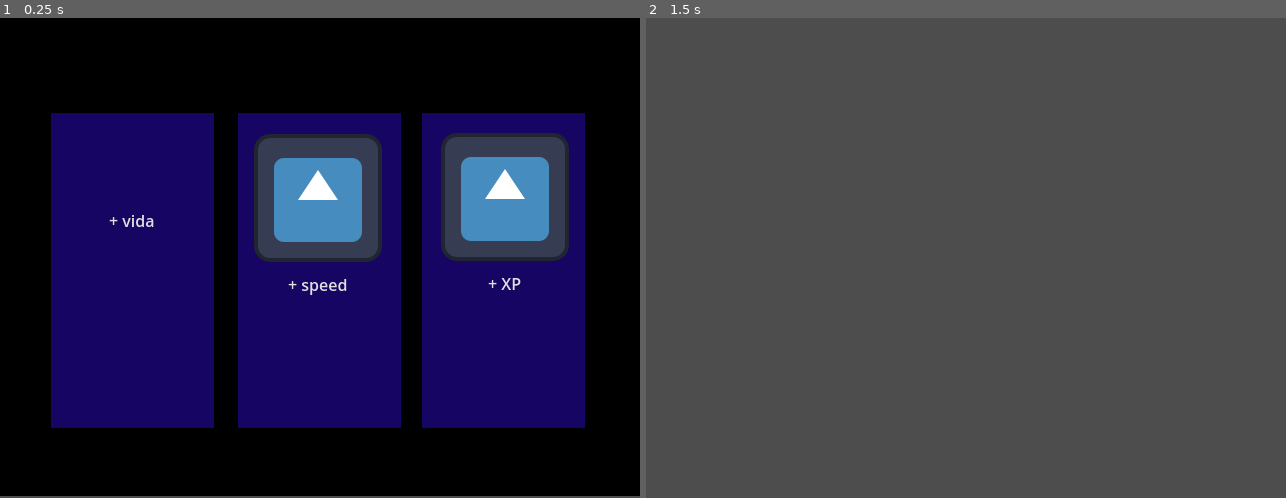
Above: before the commit, frames 1-2 (left to right).
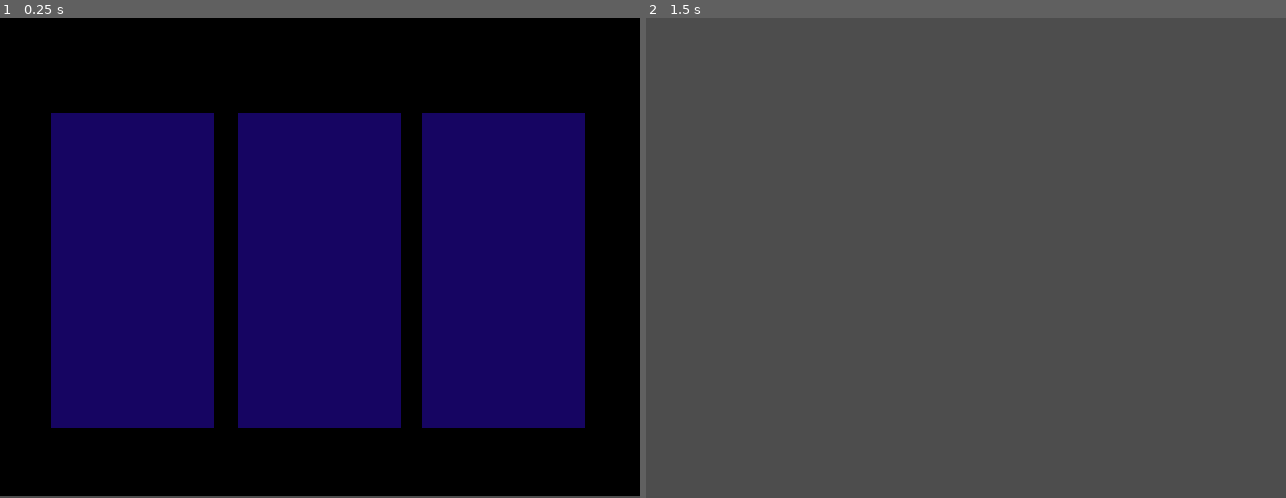
Above: after the commit, the same moments.

Repository: YhagoTomasini/CoverJam02_PTY
Game: Godot game, scene res://Scenes/scene_upgrade.tscn
Same seed, same stepped clock (60 frames per second), same inputs: the game is played once before the commit and once after it. This scene is started directly instead of the project's main scene. The engine's default icon, where the game draws it, is replaced by a stand-in: a white triangle on a blue panel in a dark square.
Inputs (mouse positions are in pixels of both pictures, inside the frame that each line leads up to):
- Up to frame 1 (0.25 s): no input
- Up to frame 2 (1.5 s): click (780, 219) at 0.5 s; tap Enter at 1.25 s; hold Right (ui_right) from 1.28 s (still down)

The runs differ from the first frame. In frame 1, 11% of the frame differs, in the area x 17-89%, y 23-58%; in frame 2, nothing differs.

Commit message:
Mudando o botão da cena

Diff:
--- a/cover-jam-026-pty/Scenes/scene_upgrade.tscn
+++ b/cover-jam-026-pty/Scenes/scene_upgrade.tscn
@@ -1,6 +1,5 @@
-[gd_scene load_steps=4 format=3 uid="uid://boy6cbo0ikvxb"]
+[gd_scene load_steps=3 format=3 uid="uid://boy6cbo0ikvxb"]
 
-[ext_resource type="Texture2D" uid="uid://cfpke015c26qd" path="res://icon.svg" id="1_6rhxp"]
 [ext_resource type="Script" uid="uid://c38bpnl1gm2r1" path="res://Scripts/scene_upgrade.gd" id="1_dvrfk"]
 
 [sub_resource type="StyleBoxEmpty" id="StyleBoxEmpty_dvrfk"]
@@ -52,7 +51,6 @@
 offset_right = 196.0
 offset_bottom = 290.0
 theme_override_styles/normal = SubResource("StyleBoxEmpty_dvrfk")
-text = "+ vida"
 autowrap_mode = 2
 icon_alignment = 1
 vertical_icon_alignment = 0
@@ -64,8 +62,6 @@
 offset_right = 382.0
 offset_bottom = 290.0
 theme_override_styles/normal = SubResource("StyleBoxEmpty_dvrfk")
-text = "+ speed"
-icon = ExtResource("1_6rhxp")
 autowrap_mode = 2
 icon_alignment = 1
 vertical_icon_alignment = 0
@@ -77,8 +73,6 @@
 offset_right = 569.0
 offset_bottom = 289.0
 theme_override_styles/normal = SubResource("StyleBoxEmpty_dvrfk")
-text = "+ XP"
-icon = ExtResource("1_6rhxp")
 autowrap_mode = 2
 icon_alignment = 1
 vertical_icon_alignment = 0
